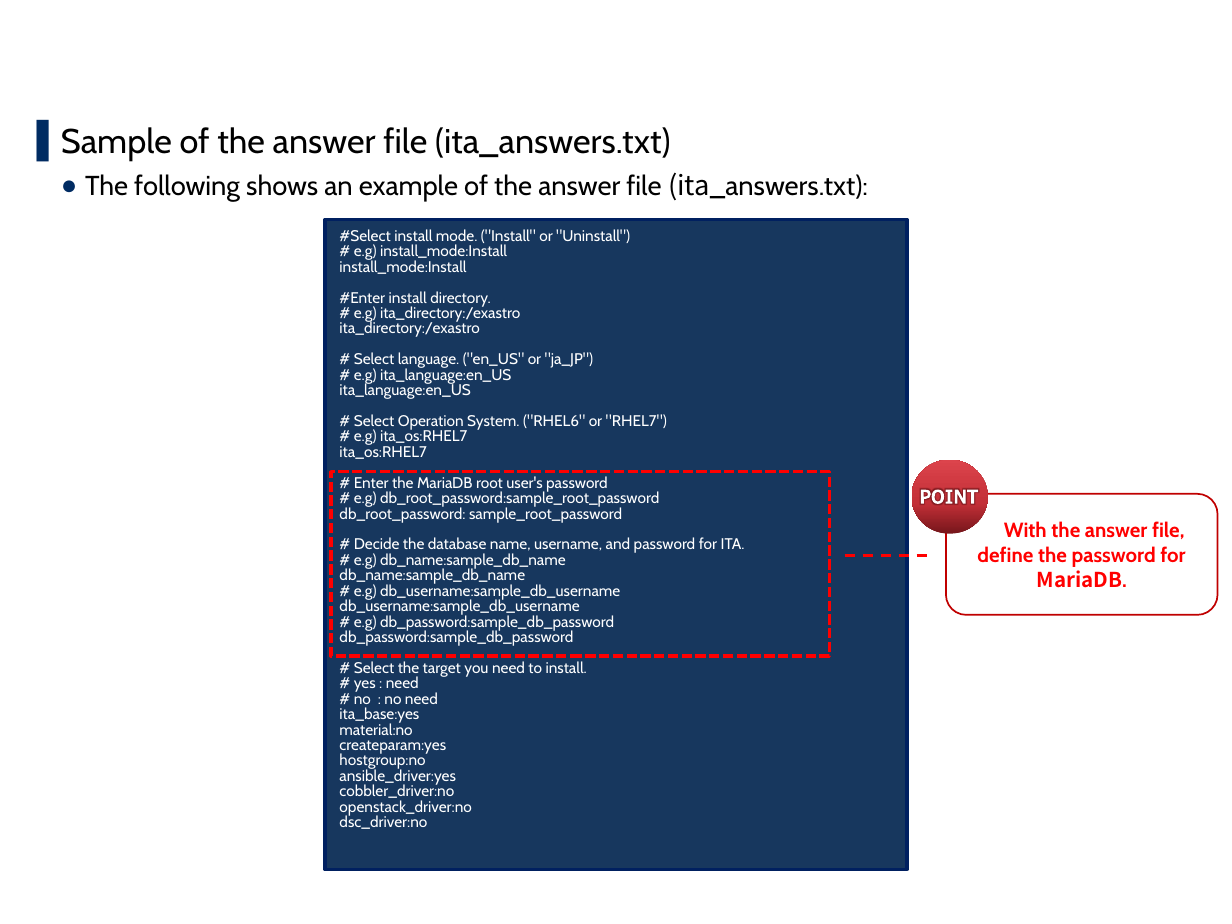
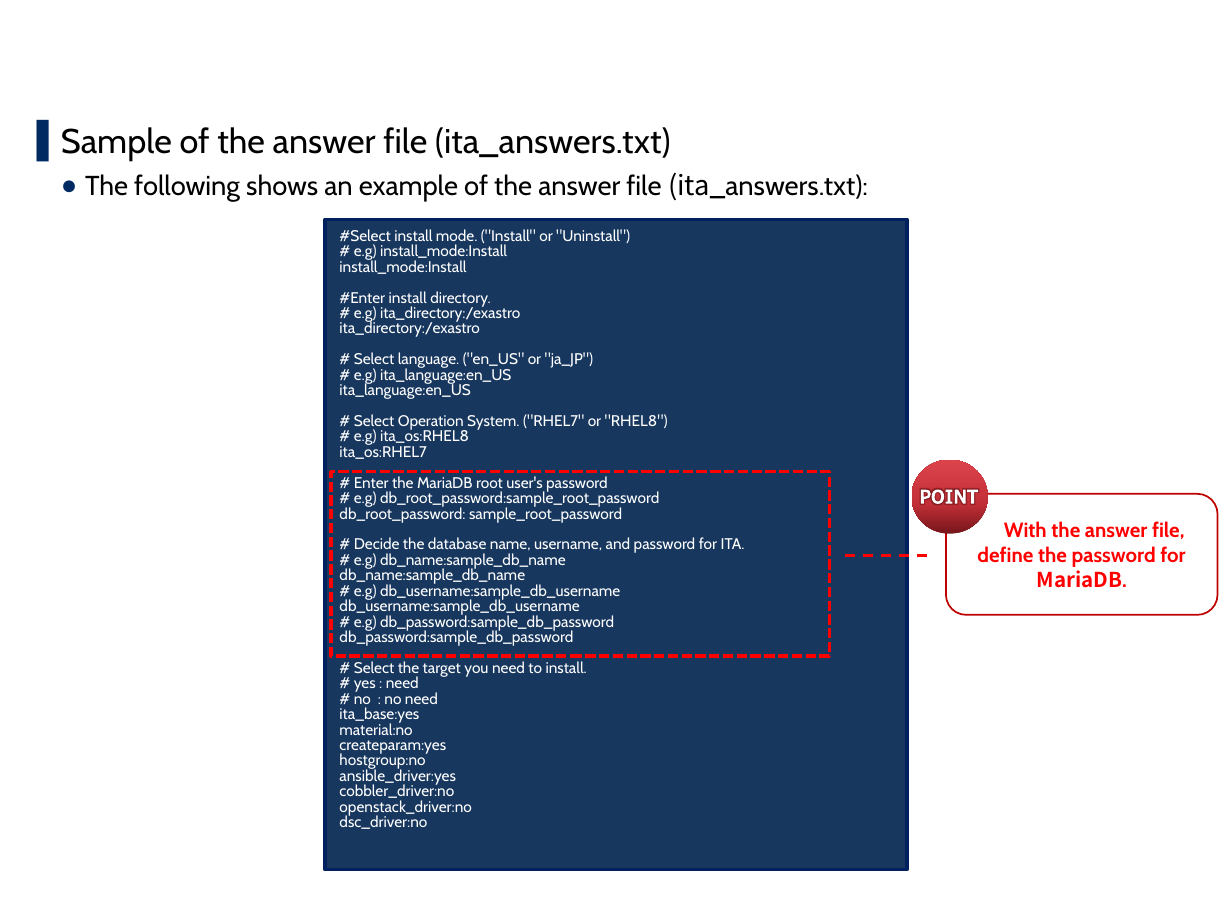
Before and after one commit to exastro-suite/it-automation-docs, a slide deck: slide 17 of asset/Learn/ITA-online-install_en.pptx. Drawn at 1232x924 pixels with LibreOffice and Linux fonts; fonts in the diff are those of the drawing; background and template pictures are left out. Boxes give left, top, right and bottom in pixels: in the first picture for what was removed or moved away, otherwise in the second. Text is boxed around its words. In the diff, an @@ line names an element or a change of style, - is before the commit and + after.

```diff
--- a/asset/Learn/ITA-online-install_en.pptx
+++ b/asset/Learn/ITA-online-install_en.pptx
@@ text in rectangle at bbox=[354, 414, 668, 445]: text changed @@
-# Select Operation System. ("RHEL6" or "RHEL7")
-# e.g) ita_os:RHEL7
+# Select Operation System. ("RHEL7" or "RHEL8")
+# e.g) ita_os:RHEL8
```
Also in this commit, not shown: 12 other slides changed.
